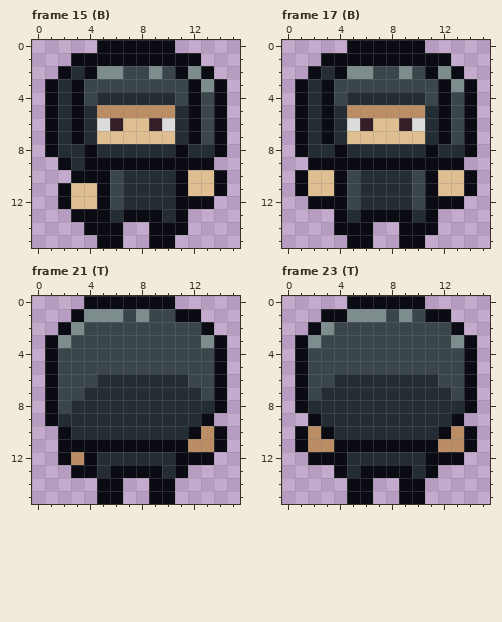
Edited in one commit: pixel-art file (PRACTICA1_Unity/Assets/Sprites/Ladrón.ase). This is how it looked before the edit.
16x16 pixels, 26 frames. Shown: frame 15 (B), frame 17 (B), frame 21 (T), frame 23 (T). The commit also changed other frames, which this record leaves out.
New version:
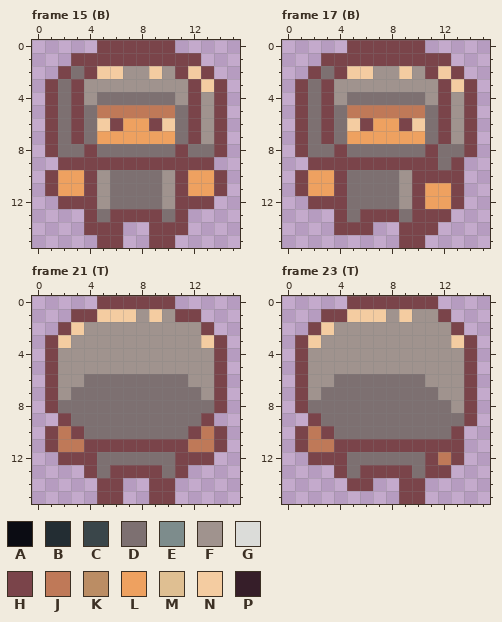
Palette (. is transparent): A #0b0c13  B #232d33  C #3a464a  D #7d7071  E #7d8c8c  F #a0938e  G #dbdcd9  H #7a444a  J #bf7958  K #bb8d64  L #eea160  M #dfbf92  N #f4cca1  P #361e29
Diff:
Changed rows in their new state; - is an unchanged pixel.
Frame 15 (B):
first column x 1:
 0 ----HHHHHH----
 1 --HHHHHHHHHH--
 2 -HDHNNFFNFHNH-
 3 HDHFFFFFFFFHNH
 4 HDHFDDDDDDFHFH
 5 HDHDJJJJJJDHFH
 6 HDHDNHLLHNDHFH
 7 HDHDLLLLLLDHFH
 8 HDDHDDDDDDHDDH
 9 -HHHHHHHHHHHH-
10 HLLHFDDDDFHLLH
11 HLLHFDDDDFHLLH
12 -HHHFDDDDFHHH-
13 --.HDHHHHDH---
14 ---HHH--HHH---
15 ----HH--HH----
Frame 17 (B):
first column x 1:
 0 ----HHHHHH----
 1 --HHHHHHHHHH--
 2 -HDHNNFFNFHNH-
 3 HDHFFFFFFFFHNH
 4 HDHFDDDDDDFHFH
 5 HDHDJJJJJJDHFH
 6 HDHDNHLLHNDHFH
 7 HDHDLLLLLLDHFH
 8 HDDHDDDDDDHDDH
 9 -HHHHHHHHHHDH-
10 HLLHDDDDFHHHH.
11 HLLHDDDDFHLLH.
12 -HHHDDDDFHLLH-
13 ---HDHHHDHHH--
14 ---HHH--HHH---
15 ----..--HH----
Frame 21 (T):
first column x 1:
 0 ---.HHHHHH----
 1 --HHNNNFNFHH--
 2 -HNFFFFFFFFFH-
 3 HNFFFFFFFFFFNH
 4 HFFFFFFFFFFFFH
 5 HFFFFFFFFFFFFH
 6 HFFDDDDDDDDFFH
 7 HFDDDDDDDDDDFH
 8 HDDDDDDDDDDDDH
 9 .HDDDDDDDDDDH-
10 HJHDDDDDDDDHJH
11 HJJHHHHHHHHJJH
12 -HHHDDDDDDHHH-
13 --.HDHHHHDH---
14 ----HH--HH----
15 ----HH--HH----
Frame 23 (T):
first column x 1:
 0 ----HHHHHHH---
 1 --HHNNNFNFFH--
 2 -HNFFFFFFFFFH-
 3 HNFFFFFFFFFFNH
 4 HFFFFFFFFFFFFH
 5 HFFFFFFFFFFFFH
 6 HFFDDDDDDDFFFH
 7 HFDDDDDDDDDFFH
 8 HDDDDDDDDDDDFH
 9 -HDDDDDDDDDDDH
10 HJHDDDDDDDDDH.
11 HJJHHHHHHHHHH.
12 -HHHDDDDDDHJH-
13 ---HDHHHHDHH--
14 ----HH--HH----
15 ----..--HH----
